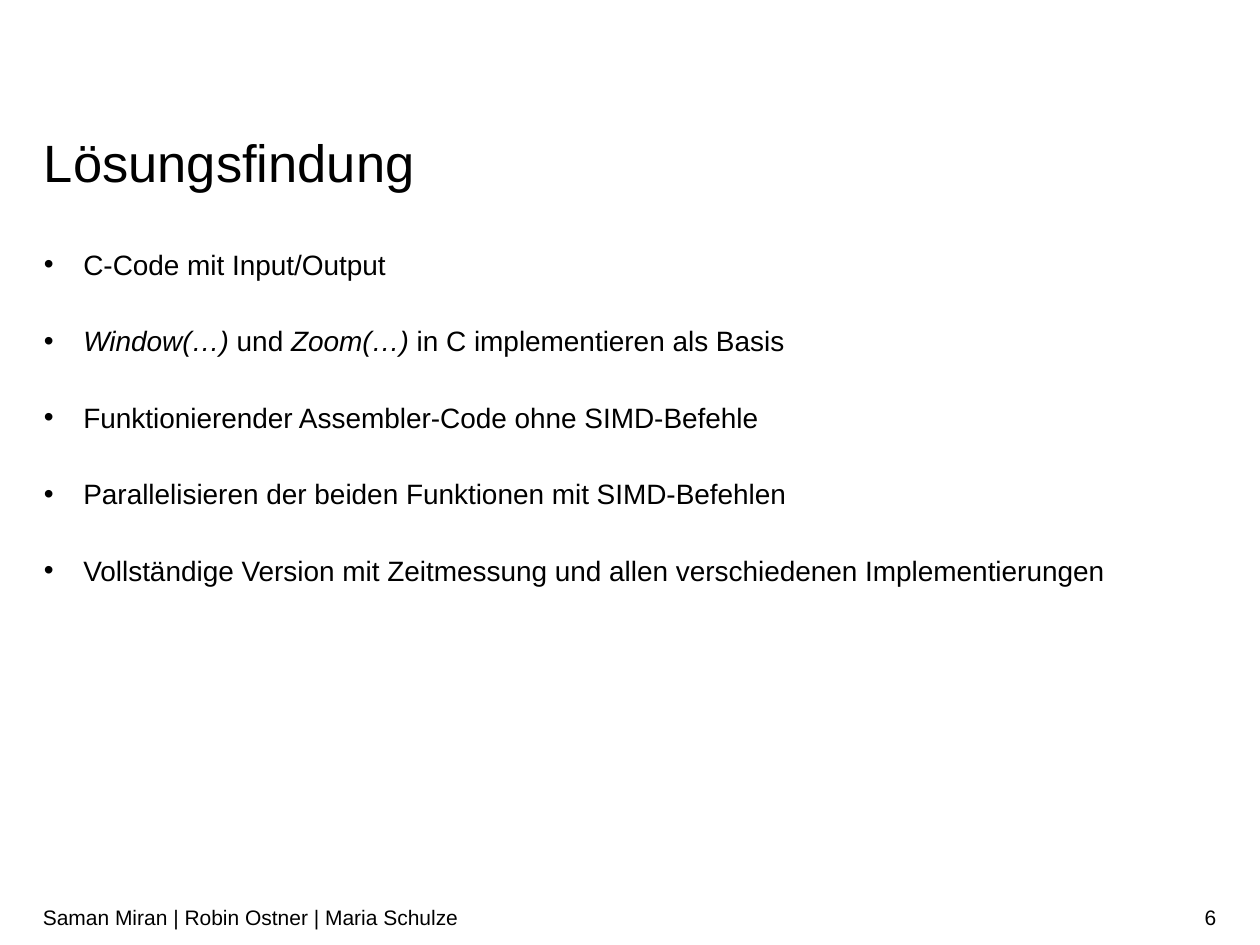
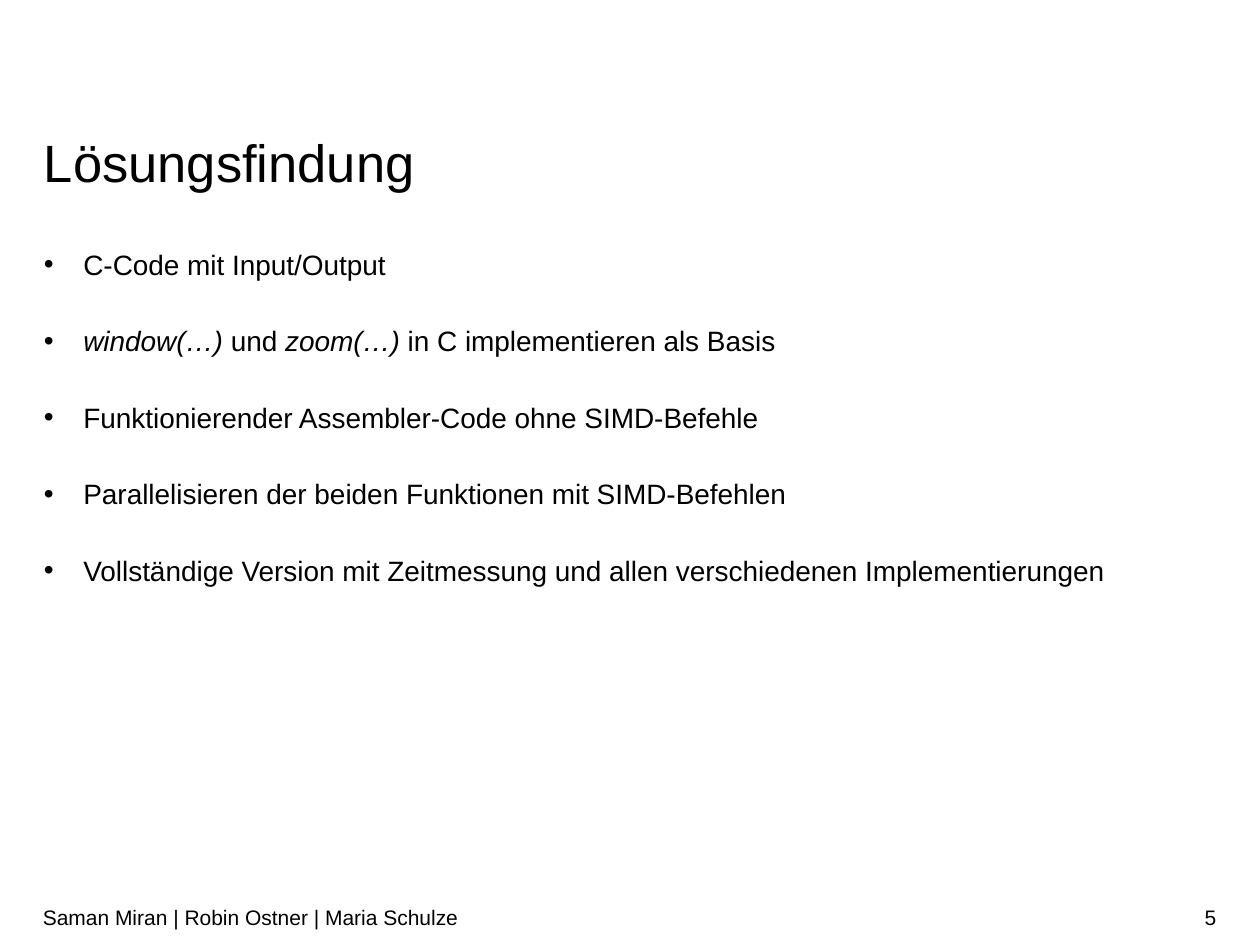
Before and after one commit to RobinOstner/bestASP, a slide deck: slide 5 of Praktikum ASP – Team 15.pptx (slide 6 before the commit). Drawn at 1260x945 pixels with LibreOffice and Linux fonts; fonts in the diff are those of the drawing; background and template pictures are left out. Boxes give left, top, right and bottom in pixels: in the first picture for what was removed or moved away, otherwise in the second. Text is boxed around its words. In the diff, an @@ line names an element or a change of style, - is before the commit and + after.

```diff
--- a/Praktikum ASP – Team 15.pptx
+++ b/Praktikum ASP – Team 15.pptx
@@ text at <box>83,330,775,357</box>: text changed @@
-• Window(…) und Zoom(…) in C implementieren als Basis
+• window(…) und zoom(…) in C implementieren als Basis
@@ page number at <box>1205,910,1217,926</box>: text changed @@
-6
+5
```
Also in this commit, not shown: 3 other slides changed, 1 slide removed.
